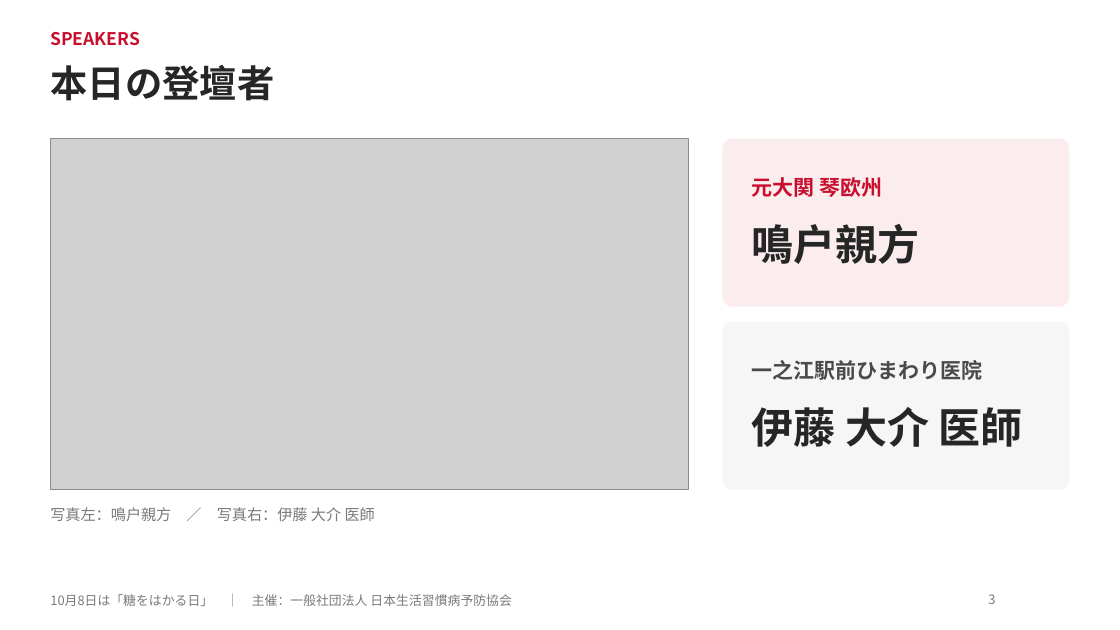
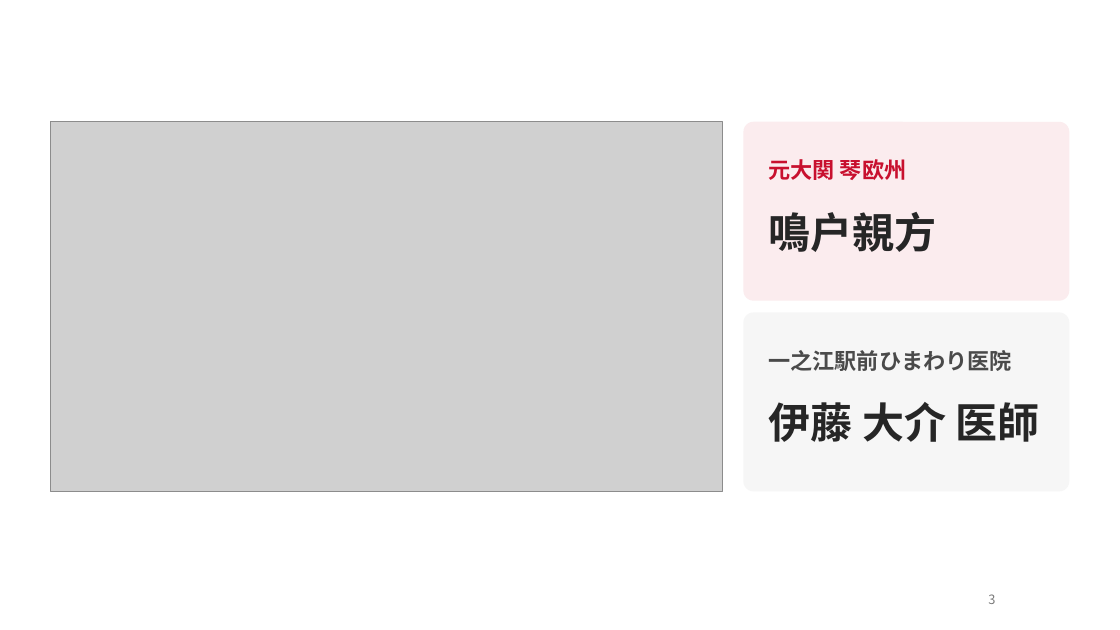
Before and after one commit to araiezes-ai/my-website, a slide deck: slide 3 of deliverables/hba1c-event/会場プレゼン_ヘモグロビンA1c_1008.pptx. Drawn at 1120x630 pixels with LibreOffice and Linux fonts; fonts in the diff are those of the drawing; grey boxes stand for pictures; background and template pictures are left out. Boxes give left, top, right and bottom in pixels: in the first picture for what was removed or moved away, otherwise in the second. Text is boxed around its words. In the diff, an @@ line names an element or a change of style, - is before the commit and + after.

```diff
--- a/deliverables/hba1c-event/会場プレゼン_ヘモグロビンA1c_1008.pptx
+++ b/deliverables/hba1c-event/会場プレゼン_ヘモグロビンA1c_1008.pptx
@@ text removed at box(50, 32, 140, 46) @@
-SPEAKERS
@@ title removed at box(50, 65, 274, 101) @@
-本日の登壇者
@@ picture: place and size @@
-picture at box(50, 139, 689, 490)
+picture at box(50, 122, 723, 492)
@@ rounded rectangle at box(744, 122, 1070, 301): proportions changed @@
@@ rounded rectangle: place and size @@
-rounded rectangle at box(723, 139, 1070, 307)
+rounded rectangle at box(744, 122, 1070, 301)
@@ text "元大関 琴欧州" at box(769, 159, 906, 180): size 18 to 19 pt @@
@@ text "元大関 琴欧州": place and size @@
-text "元大関 琴欧州" at box(752, 177, 883, 197)
+text "元大関 琴欧州" at box(769, 159, 906, 180)
@@ text "鳴戸親方": place and size @@
-text "鳴戸親方" at box(752, 224, 920, 264)
+text "鳴戸親方" at box(769, 212, 937, 252)
@@ rounded rectangle: place and size @@
-rounded rectangle at box(723, 322, 1070, 490)
+rounded rectangle at box(744, 313, 1070, 492)
@@ rounded rectangle at box(744, 313, 1070, 492): proportions changed @@
@@ text "一之江駅前ひまわり医院": place and size @@
-text "一之江駅前ひまわり医院" at box(752, 360, 983, 380)
+text "一之江駅前ひまわり医院" at box(769, 350, 1012, 371)
@@ text "一之江駅前ひまわり医院" at box(769, 350, 1012, 371): size 18 to 19 pt @@
@@ text "伊藤 大介 医師": place and size @@
-text "伊藤 大介 医師" at box(752, 407, 1023, 447)
+text "伊藤 大介 医師" at box(769, 402, 1040, 442)
@@ text removed at box(50, 507, 375, 521) @@
-写真左：鳴戸親方 ／ 写真右：伊藤 大介 医師
@@ text removed at box(50, 594, 511, 606) @@
-10月8日は「糖をはかる日」 ｜ 主催：一般社団法人 日本生活習慣病予防協会
```
Also in this commit, not shown: 9 other slides changed, 1 slide removed, 3 other files.
